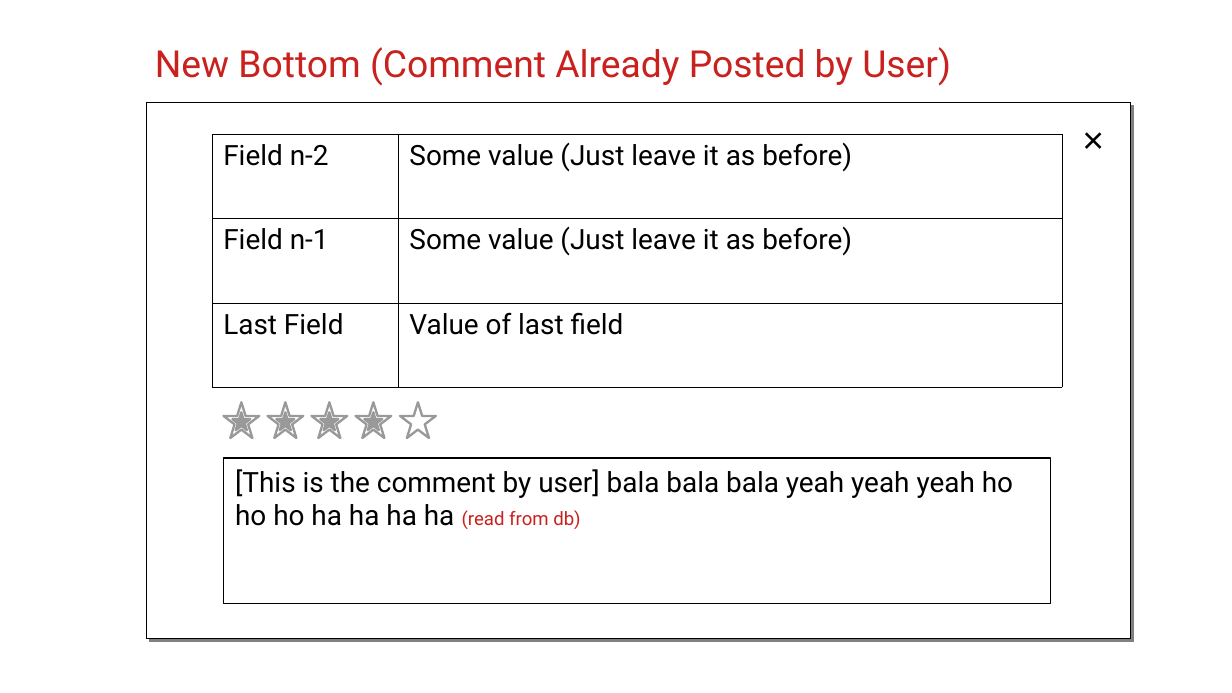
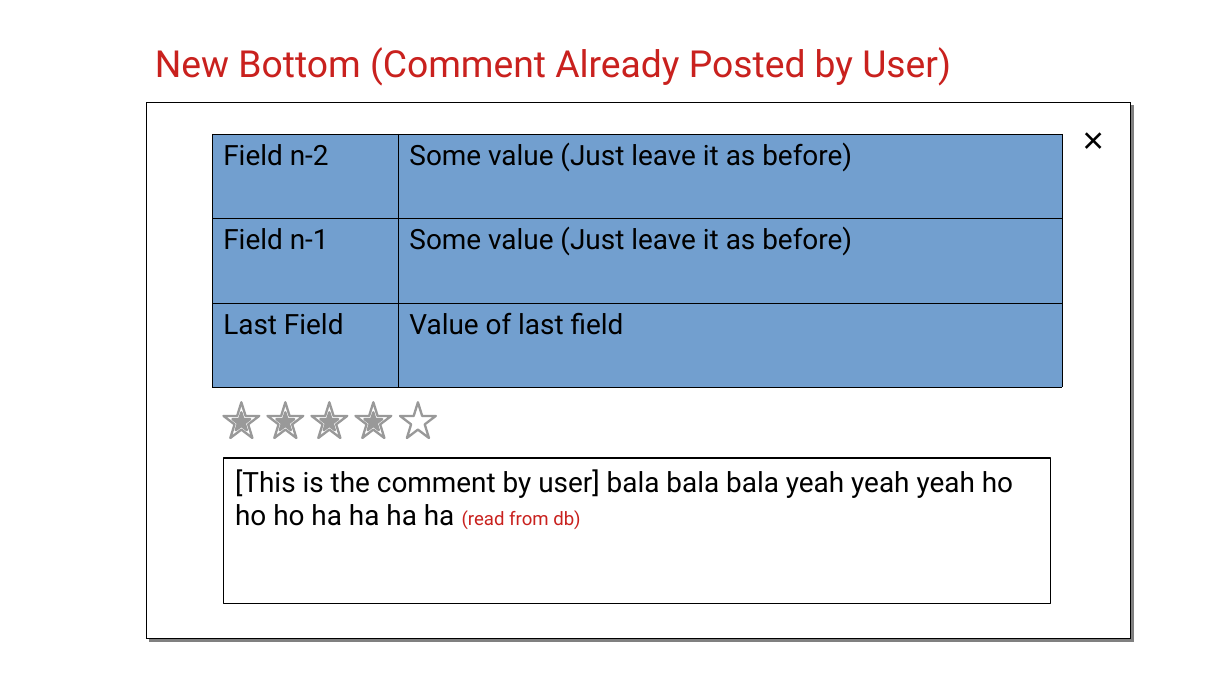
Before and after one commit to LKH10/Resudemo1, a slide deck: slide 4 of design/Generate.odp. Drawn at 1232x693 pixels with LibreOffice and Linux fonts; fonts in the diff are those of the drawing. Boxes give left, top, right and bottom in pixels: in the first picture for what was removed or moved away, otherwise in the second. Text is boxed around its words. In the diff, an @@ line names an element or a change of style, - is before the commit and + after.

```diff
--- a/design/Generate.odp
+++ b/design/Generate.odp
@@ table at [212,134,1062,388] @@
@@ fill #FFFFFF to #729FCF in 6 cells @@
```
Also in this commit, not shown: 4 other slides changed, 1 slide added, 5 other files.
